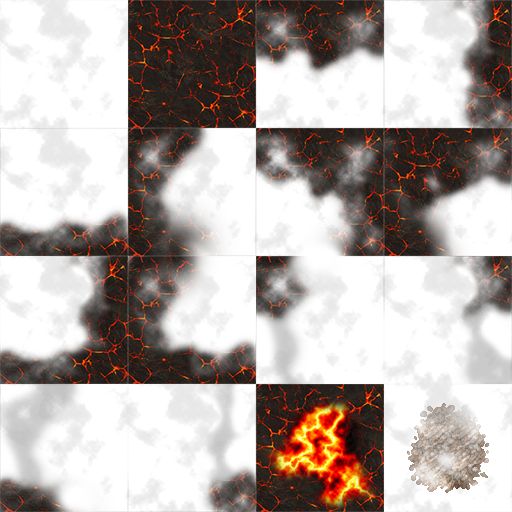
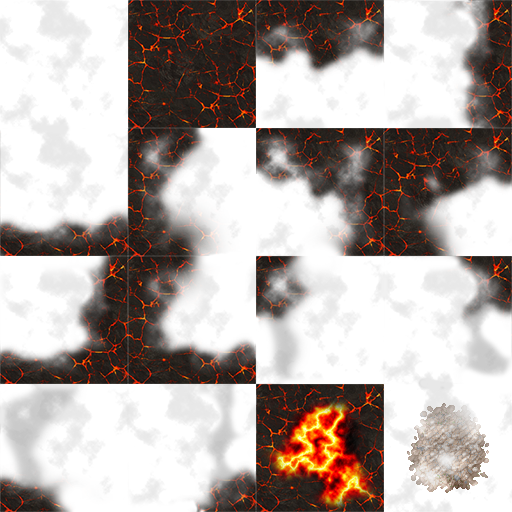
Revision of a layered 512 × 512 image; what changed, layer by layer:
added layer "Layer 18" above "Group 2 copy 3" over bbox(0, 0, 512, 512)
painted on "Layer 2 copy 8" over bbox(160, 475, 256, 512)
painted on "Layer 1 copy 8" over bbox(233, 467, 256, 492)
painted on "Layer 1 copy 9" over bbox(0, 479, 68, 512)
painted on "Layer 1 copy 7" over bbox(0, 464, 81, 512)
moved "Layer 2 copy 7" into group "anti top right", painted on it over bbox(384, 256, 512, 384)
moved "Layer 2 copy 6" into group "anti top right", painted on it over bbox(384, 256, 512, 384)
moved "Layer 7 copy 6" into group "anti top right" over bbox(384, 256, 512, 384)
moved "Layer 1 copy 10" into group "anti top left", painted on it over bbox(256, 226, 384, 384)
moved "Layer 2 copy 4" into group "anti top left", painted on it over bbox(256, 232, 384, 384)
moved "Layer 7 copy 3" into group "anti top left" over bbox(256, 256, 384, 384)
painted on "Layer 1 copy 6" over bbox(128, 256, 256, 384)
painted on "Layer 1 copy 5" over bbox(128, 229, 256, 384)
painted on "Layer 1 copy 2" over bbox(0, 256, 128, 384)
painted on "Layer 2 copy 5" over bbox(95, 256, 128, 384)
painted on "Layer 2 copy 3" over bbox(384, 128, 512, 256)
painted on "Layer 1 copy 4" over bbox(384, 161, 512, 256)
painted on "Layer 12 copy" over bbox(256, 128, 384, 256)
painted on "Layer 1 copy 3" over bbox(128, 128, 222, 256)
painted on "Layer 1 copy" over bbox(0, 121, 262, 467)
painted on "Layer 2 copy 2" over bbox(479, 0, 512, 128)
painted on "Layer 2 copy" over bbox(256, 0, 384, 44)
added layer "Layer 19" over bbox(0, 0, 512, 512)
